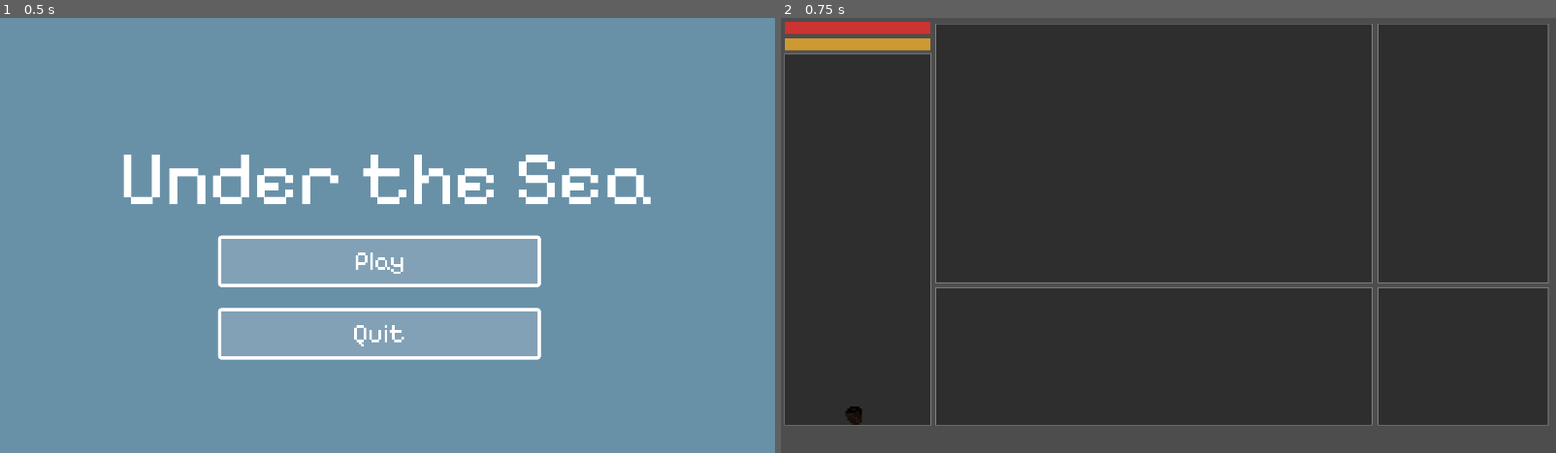
Above: before the commit, frames 1-2 (left to right).
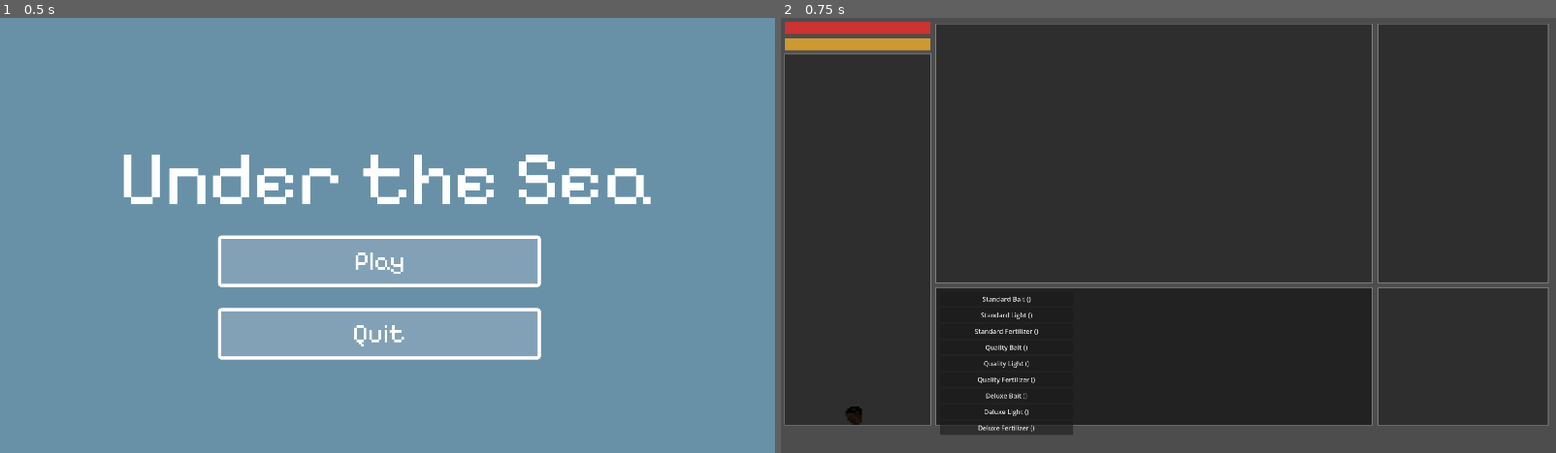
Above: after the commit, the same moments.

Repository: wondertrash/underthesea
Game: Godot game, scene res://mainmenu.tscn
The game is run twice, just before and just after one commit, with the same random seed, the same clock (stepped at 60 frames per second) and the same inputs.
Inputs:
- Up to frame 1 (0.5 s): no input
- Up to frame 2 (0.75 s): click "Play" at 0.5 s

Frame 1 is identical in both runs. In frame 2, 0.7% of the frame differs, in the area x 20-38%, y 64-96%.

Commit message:
buttons?

Diff:
--- a/under-the-sea/store.gd
+++ b/under-the-sea/store.gd
@@ -1,8 +1,21 @@
 extends CanvasLayer
+@onready var player = get_tree().get_first_node_in_group("player")
 @export var events_size: Vector2 = Vector2(1080, 340)
 @export var events_position: Vector2 = Vector2(384, 670)
-var background = ColorRect
-var structure_container = Control
+var panel: Panel
+var background: ColorRect
+var structure_container = Control.new()
+var recipes = {
+	"Standard Bait": {"fish": 0, "jellyfish": 0, "turtle": 0, "type": "bait"},
+	"Standard Light": {"fish": 0, "jellyfish": 0, "turtle": 0, "type": "light"},
+	"Standard Fertilizer": {"fish": 0, "jellyfish": 0, "turtle": 0, "type": "fertilizer"},
+	"Quality Bait": {"fish": 0, "jellyfish": 0, "turtle": 0, "type": "bait"},
+	"Quality Light": {"fish": 0, "jellyfish": 0, "turtle": 0, "type": "light"},
+	"Quality Fertilizer": {"fish": 0, "jellyfish": 0, "turtle": 0, "type": "fertilizer"},
+	"Deluxe Bait": {"fish": 0, "jellyfish": 0, "turtle": 0, "type": "bait"},
+	"Deluxe Light": {"fish": 0, "jellyfish": 0, "turtle": 0, "type": "light"},
+	"Deluxe Fertilizer": {"fish": 0, "jellyfish": 0, "turtle": 0, "type": "fertilizer"}
+}
 func _ready() -> void:
 	background = ColorRect.new()
 	background.position = events_position
@@ -15,3 +28,42 @@
 	border.color = Color(0.5, 0.5, 0.5)
 	border.z_index = -1
 	add_child(border)
+	var viewport_size = get_viewport().get_visible_rect().size
+	process_mode = Node.PROCESS_MODE_ALWAYS
+	panel = Panel.new()
+	panel.position = Vector2(viewport_size.x * 0.5 - 576, viewport_size.y * 0.5 + 130)
+	panel.size = Vector2(1080, 340)
+	panel.visible = true
+	panel.process_mode = Node.PROCESS_MODE_ALWAYS
+	add_child(panel)
+	var y_pos = 10
+	for item_name in recipes.keys():
+		var recipe = recipes[item_name]
+		var button = Button.new()
+		var costs = []
+		if recipe["fish"] > 0: costs.append("F:%d" % recipe["fish"])
+		if recipe["jellyfish"] > 0: costs.append("J:%d" % recipe["jellyfish"])
+		if recipe["turtle"] > 0: costs.append("T:%d" % recipe["turtle"])
+		button.text = "%s (%s)" % [item_name, ", ".join(costs)]
+		button.position = Vector2(10, y_pos)
+		button.size = Vector2(330, 35)
+		button.pressed.connect(_craft_item.bind(item_name))
+		panel.add_child(button)
+		y_pos += 40
+func _craft_item(item_name: String):
+	var recipe = recipes[item_name]
+	var can_craft = true
+	if player.inventory["fish"] < recipe["fish"]: can_craft = false
+	if player.inventory["jellyfish"] < recipe["jellyfish"]: can_craft = false
+	if player.inventory["turtle"] < recipe["turtle"]: can_craft = false
+	if can_craft:
+		player.inventory["fish"] -= recipe["fish"]
+		player.inventory["jellyfish"] -= recipe["jellyfish"]
+		player.inventory["turtle"] -= recipe["turtle"]
+		panel.modulate = Color(0.5, 1, 0.5)
+		await get_tree().create_timer(0.2).timeout
+		panel.modulate = Color(1, 1, 1)
+	else:
+		panel.modulate = Color(1, 0.5, 0.5)
+		await get_tree().create_timer(0.2).timeout
+		panel.modulate = Color(1, 1, 1)
